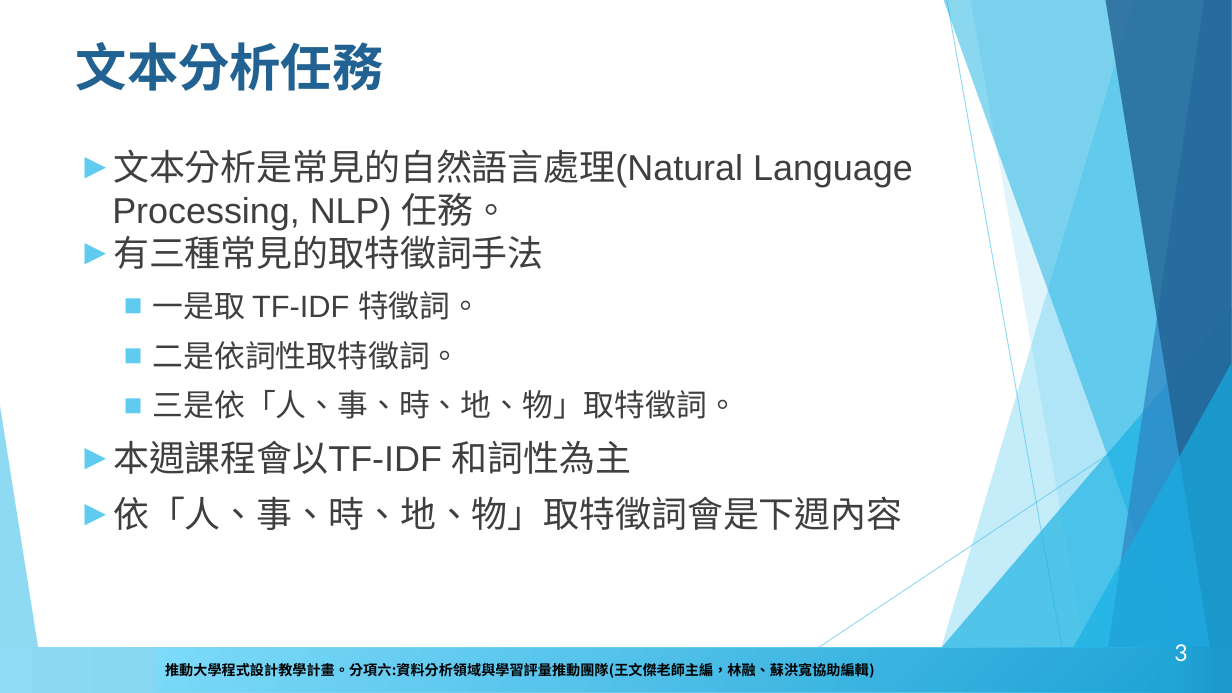
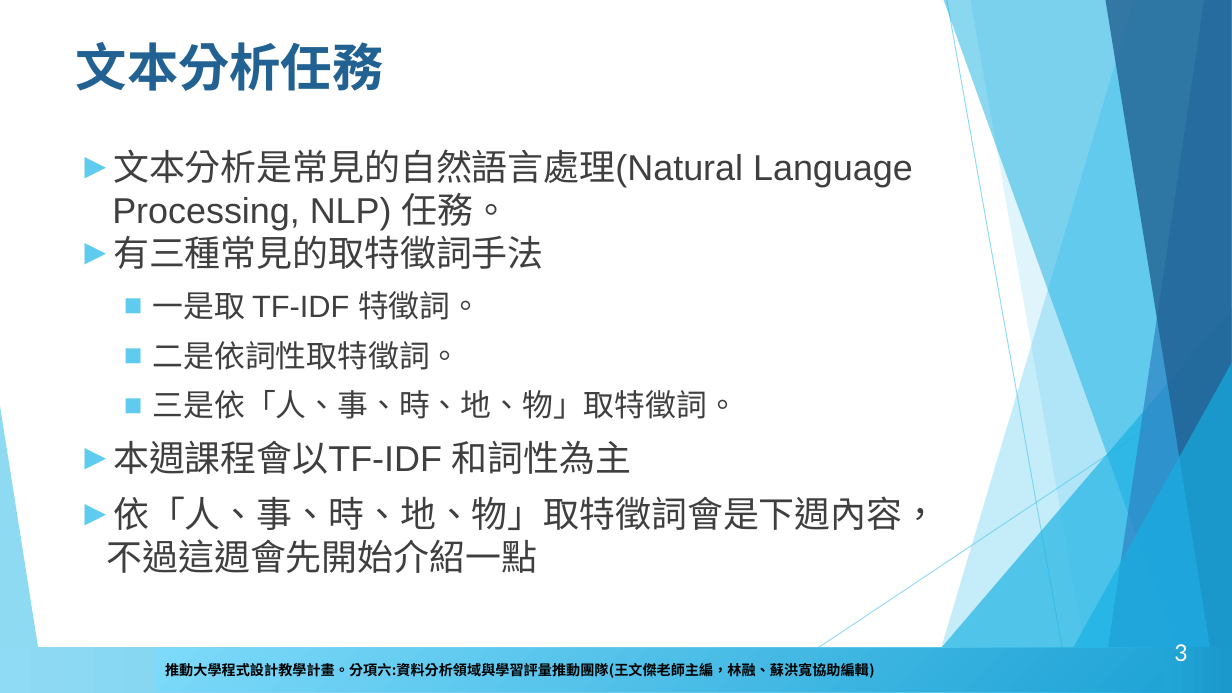
Before and after one commit to howardsukuan/textual-data-analysis-python, a slide deck: slide 3 of week02/文本分析與程式設計Week02.pptx. Drawn at 1232x693 pixels with LibreOffice and Linux fonts; fonts in the diff are those of the drawing; background and template pictures are left out. Boxes give left, top, right and bottom in pixels: in the first picture for what was removed or moved away, otherwise in the second. Text is boxed around its words. In the diff, an @@ line names an element or a change of style, - is before the commit and + after.

```diff
--- a/week02/文本分析與程式設計Week02.pptx
+++ b/week02/文本分析與程式設計Week02.pptx
@@ text at (107,496,938,573): text changed @@
-► 依「人、事、時、地、物」取特徵詞會是下週內容
+► 依「人、事、時、地、物」取特徵詞會是下週內容，不過這週會先開始介紹一點
```
